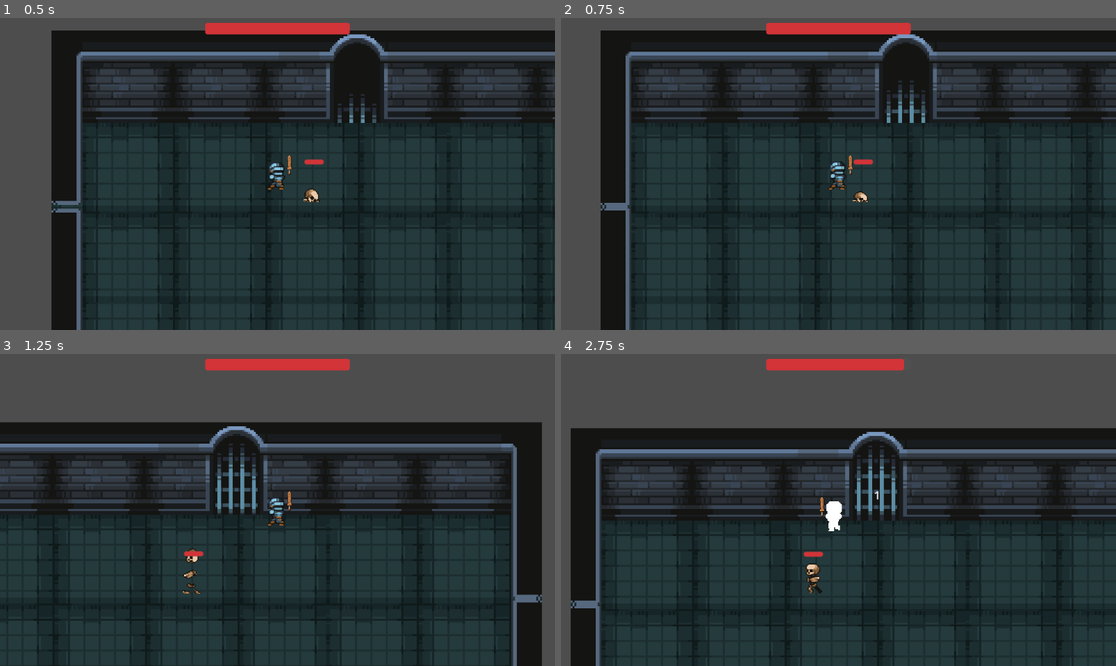
Above: before the commit, frames 1-4 (two rows, left to right).
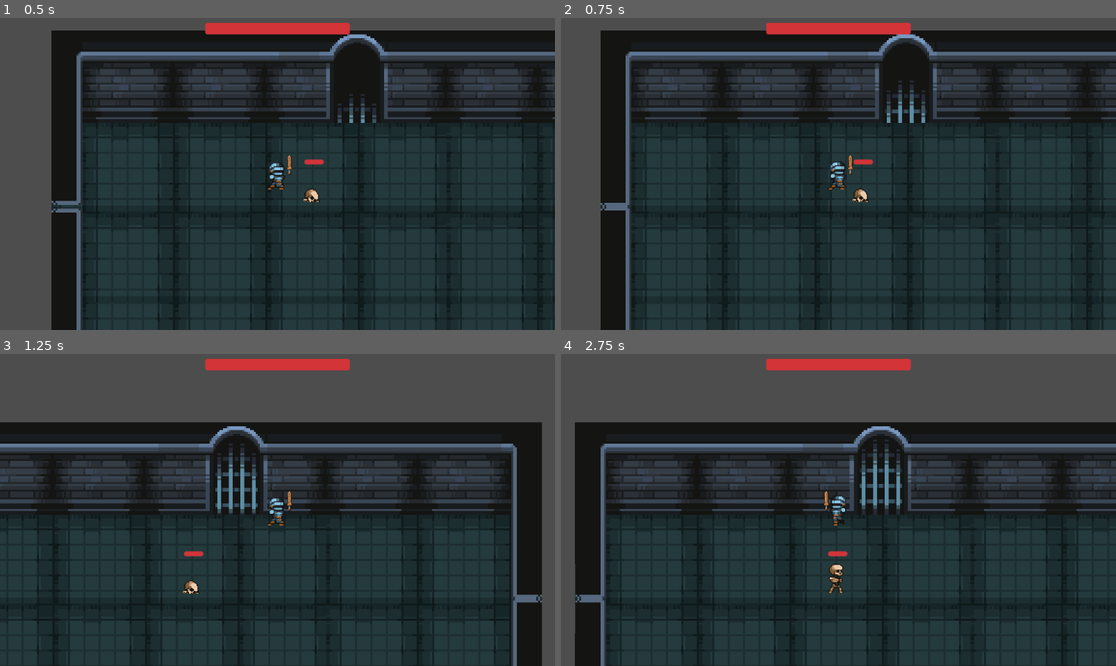
Above: after the commit, the same moments.

Repository: Robert-Riordan-UCD/GameDevJourney
Game: Godot game, scene res://debug_test_scene.tscn
The game is run twice, just before and just after one commit, with the same random seed, the same clock (stepped at 60 frames per second) and the same inputs. This scene is started directly instead of the project's main scene.
Inputs (mouse positions are in pixels of both pictures, inside the frame that each line leads up to):
- Up to frame 1 (0.5 s): no input
- Up to frame 2 (0.75 s): move the mouse to (810, 236) at 0.52 s; hold W (player_up) from 0.53 s (still down); hold Space (player_dash) from 0.53 s (still down)
- Up to frame 3 (1.25 s): keep holding W (player_up); keep holding Space (player_dash)
- Up to frame 4 (2.75 s): move the mouse to (1005, 556) at 1.27 s; release Space (player_dash) at 1.28 s; click (1005, 556) at 1.35 s; move the mouse to (672, 463) at 2.02 s; release W (player_up) at 2.03 s; hold A (player_left) from 2.03 s (still down); hold Space (player_dash) from 2.03 s (still down)

Frame 1 is identical in both runs. In frame 2, less than 0.1% of the frame differs, in the area x 52-56%, y 54-59%; in frame 3, 0.2%; in frame 4, 17%, in the area x 1-100%, y 1-100%.

Commit message:
Enemies get slowly stronger as the player progresses

Diff:
--- a/Rougelike_Bullethell_Dungeon_Crawler/Enemies/enemy.gd
+++ b/Rougelike_Bullethell_Dungeon_Crawler/Enemies/enemy.gd
@@ -5,8 +5,8 @@
 
 @export var bullet_spawner:BulletSpawner = null
 
-@export var start_time_offset_min:float = 1.6
-@export var start_time_offset_max:float = 0.2
+@export var start_time_offset_min:float = 0.2
+@export var start_time_offset_max:float = 1.6
 
 @export var movement_area:SpawnArea
 
@@ -14,12 +14,23 @@
 @onready var random_movement: Node2D = $RandomMovement
 @onready var animation_player: AnimationPlayer = $AnimationPlayer
 
+@export var difficulty:int = 1
+
 var dying:bool = false
 
 func _ready() -> void:
 	randomize()
+	randomize_self()
 	setup_bullet_spawner()
 	random_movement.movement_area = movement_area
+
+func randomize_self() -> void:
+	random_movement.speed += randi_range(0, difficulty)
+	$Health.max_health += randi_range(0, difficulty)
+	$Health.current_health = $Health.max_health
+	bullet_spawner = Utils.new_random_bullet_spawner(difficulty)
+	start_time_offset_min *= max(0, (100.0-difficulty)/100)
+	start_time_offset_max *= max(0, (100.0-difficulty)/100)
 
 func _process(delta: float) -> void:
 	if dying: return
--- a/Rougelike_Bullethell_Dungeon_Crawler/Enemies/enemy.tscn
+++ b/Rougelike_Bullethell_Dungeon_Crawler/Enemies/enemy.tscn
@@ -223,7 +223,7 @@
 [node name="Health" type="Node2D" parent="."]
 position = Vector2(0, -17.5)
 script = ExtResource("5_i51nq")
-max_health = 15.0
+max_health = 10.0
 
 [node name="HurtBox" type="Area2D" parent="." node_paths=PackedStringArray("parent")]
 position = Vector2(0, 1)
--- a/Rougelike_Bullethell_Dungeon_Crawler/Utilites/Utils.gd
+++ b/Rougelike_Bullethell_Dungeon_Crawler/Utilites/Utils.gd
@@ -6,16 +6,16 @@
 func _ready() -> void:
 	randomize()
 
-func new_random_bullet_spawner() -> BulletSpawner:
+func new_random_bullet_spawner(difficulty:int) -> BulletSpawner:
 	match randi()%2:
-		0: return default_spawner()
-		1: return burst_spawner()
+		0: return default_spawner(difficulty)
+		1: return burst_spawner(difficulty)
 		_: return null
 
-func default_spawner() -> BulletSpawner:
+func default_spawner(difficulty:int) -> BulletSpawner:
 	var spawner:BulletSpawner = bullet_spawner_scene.instantiate()
 
-	spawner.bullets_per_second = randf_range(2, 4)
+	spawner.bullets_per_second = randf_range(sqrt(float(difficulty)), 2*sqrt(float(difficulty)))
 	spawner.size = randf_range(0.8, 1.0)
 	spawner.bullets_per_gap = randi_range(4, 10)
 	spawner.rotation_speed = randf_range(PI/4, PI)
@@ -23,7 +23,7 @@
 
 	return spawner
 
-func burst_spawner() -> BurstBulletSpawner:
+func burst_spawner(difficulty:int) -> BurstBulletSpawner:
 	var spawner:BurstBulletSpawner = burst_bullet_spawner_scene.instantiate()
 
 	spawner.bullets_per_second = randf_range(8, 12)
@@ -31,8 +31,8 @@
 	spawner.rotation_speed = randf_range(0.5*PI, 1.5*PI)
 	spawner.bullet_speed = randf_range(75, 100)
 
-	spawner.on_time = randf_range(0.3, 0.6)
-	spawner.off_time = randf_range(1.2, 2.0)
+	spawner.on_time = randf_range(0.3, 0.6)*sqrt(difficulty/4.0)
+	spawner.off_time = randf_range(1.2, 2.0)*max(0.5, (100.0-difficulty)/100.0)
 
 	return spawner
 
--- a/Rougelike_Bullethell_Dungeon_Crawler/World/Levels/level.gd
+++ b/Rougelike_Bullethell_Dungeon_Crawler/World/Levels/level.gd
@@ -39,6 +39,7 @@
 	var directions:Array[Vector2i] = [Vector2i.UP, Vector2i.LEFT, Vector2i.DOWN, Vector2i.RIGHT]
 	for pos in room_positions:
 		var new_room:Room = room_scene.instantiate()
+		new_room.level = level
 		if pos == Vector2i.ZERO: new_room.num_enemies = 0
 		rooms.add_child(new_room)
 		if pos == Vector2i.ZERO: new_room.unlock()
--- a/Rougelike_Bullethell_Dungeon_Crawler/World/Rooms/room.gd
+++ b/Rougelike_Bullethell_Dungeon_Crawler/World/Rooms/room.gd
@@ -2,6 +2,7 @@
 extends Node2D
 
 @export var num_enemies:int = 4
+@export var level:int = 1
 
 var room_defeated:bool = false
 var exit = null
@@ -31,7 +32,7 @@
 	var new_enemy:Enemy = enemy_scene.instantiate()
 	new_enemy.scale /= scale
 	new_enemy.connect("died", _on_enemy_died)
-	new_enemy.bullet_spawner = Utils.new_random_bullet_spawner()
+	new_enemy.difficulty = level
 	new_enemy.movement_area = spawn_area
 	await get_tree().process_frame
 	enemies.add_child(new_enemy)
